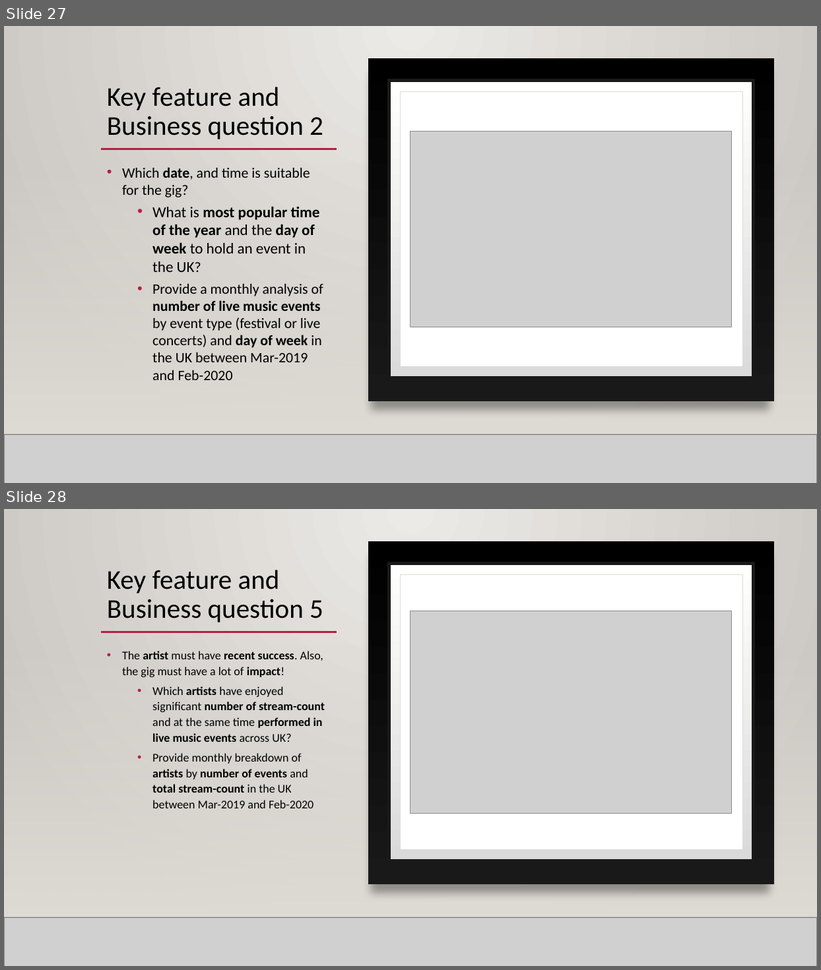
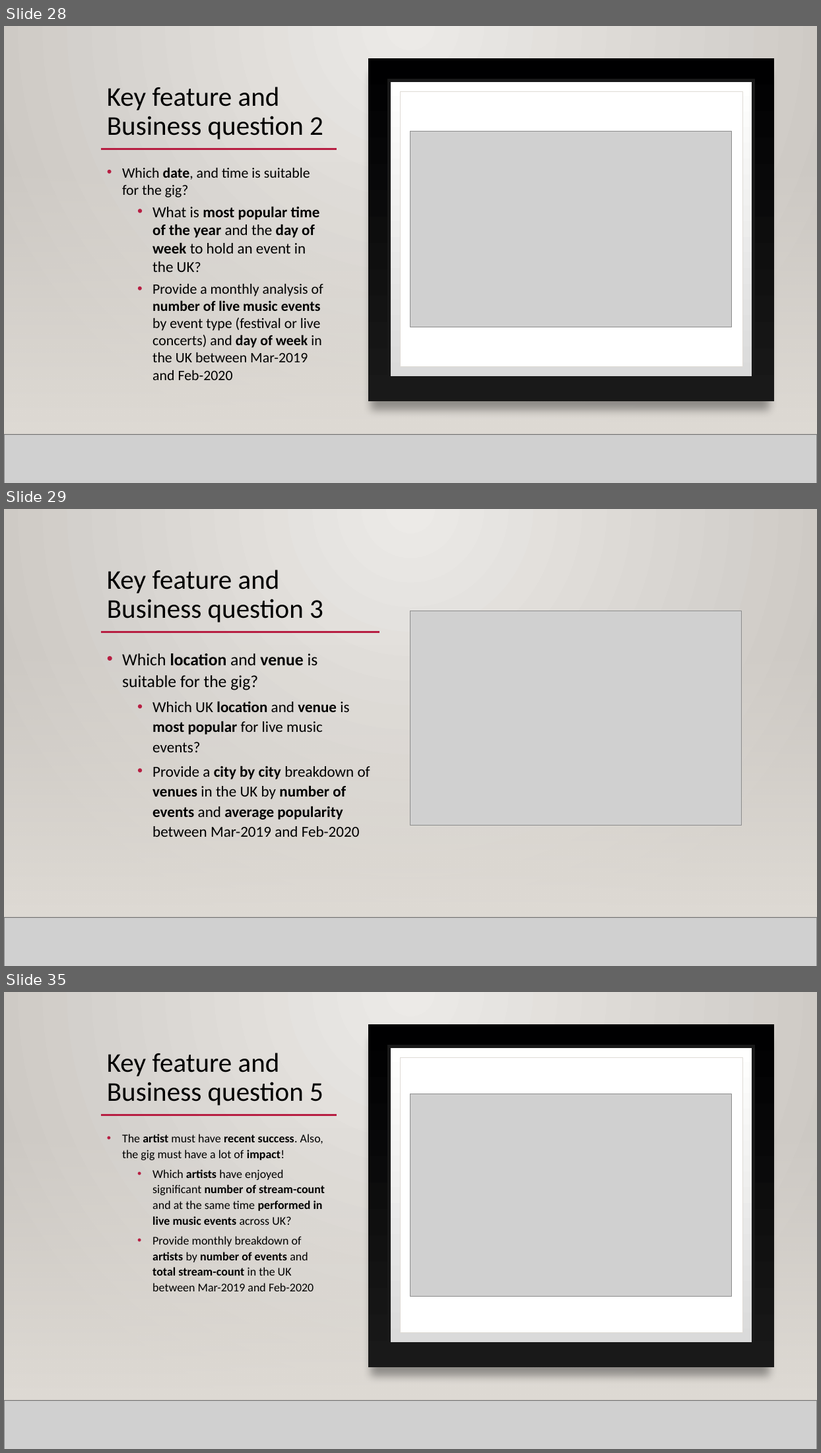
Before and after one commit to mahyarshu/Gigalytics, a slide deck: documents/Presentation/Innovators.pptx. Shown one above the other, each under a label of ours: slides 27 and 28 before the commit, slides 28, 29 and 35 after it; the slides between them are not shown. The pictures are 821x970 and 821x1453 pixels, drawn with LibreOffice and Linux fonts; fonts in the diff are those of the drawing; grey boxes stand for pictures; background and template pictures are left out. Boxes give left, top, right and bottom in pixels: in the first picture for what was removed or moved away, otherwise in the second. Text is boxed around its words. In the diff, an @@ line names an element or a change of style, - is before the commit and + after.

```diff
--- a/documents/Presentation/Innovators.pptx
+++ b/documents/Presentation/Innovators.pptx
@@ slide 29 added at [4, 509, 817, 966], background gradient #ECEAE7 to #CAC7C1; not listed: 3 template elements that a slide beside it also shows @@
@@ rectangle added at [4, 509, 817, 966], fill gradient #ECEAE7 to #CAC7C1 @@
@@ title added at [107, 570, 323, 623], 32 pt, text #000000 @@
+Key feature and Business question 3
@@ picture added at [411, 611, 741, 825] @@
@@ rectangle added at [4, 644, 817, 918], fill gradient #DFDBD5 @@
@@ line added from (101, 632) to (380, 632), #B71E42 2.5 pt @@
@@ text added at [122, 654, 370, 837], 18 pt, text #000000 @@
+• Which location and venue is suitable for the gig?
+  • Which UK location and venue is most popular for live music events?
+  • Provide a city by city breakdown of venues in the UK by number of events and average popularity between Mar-2019 and Feb-2020
@@ picture added at [4, 918, 817, 966] @@
@@ line added from (4, 918) to (817, 918), #000001 1 pt @@
@@ what was slide 27 is now slide 28 @@
@@ what was slide 28 is now slide 35 @@
```
Also in this commit, not shown: 4 slides changed, 6 other slides added.
